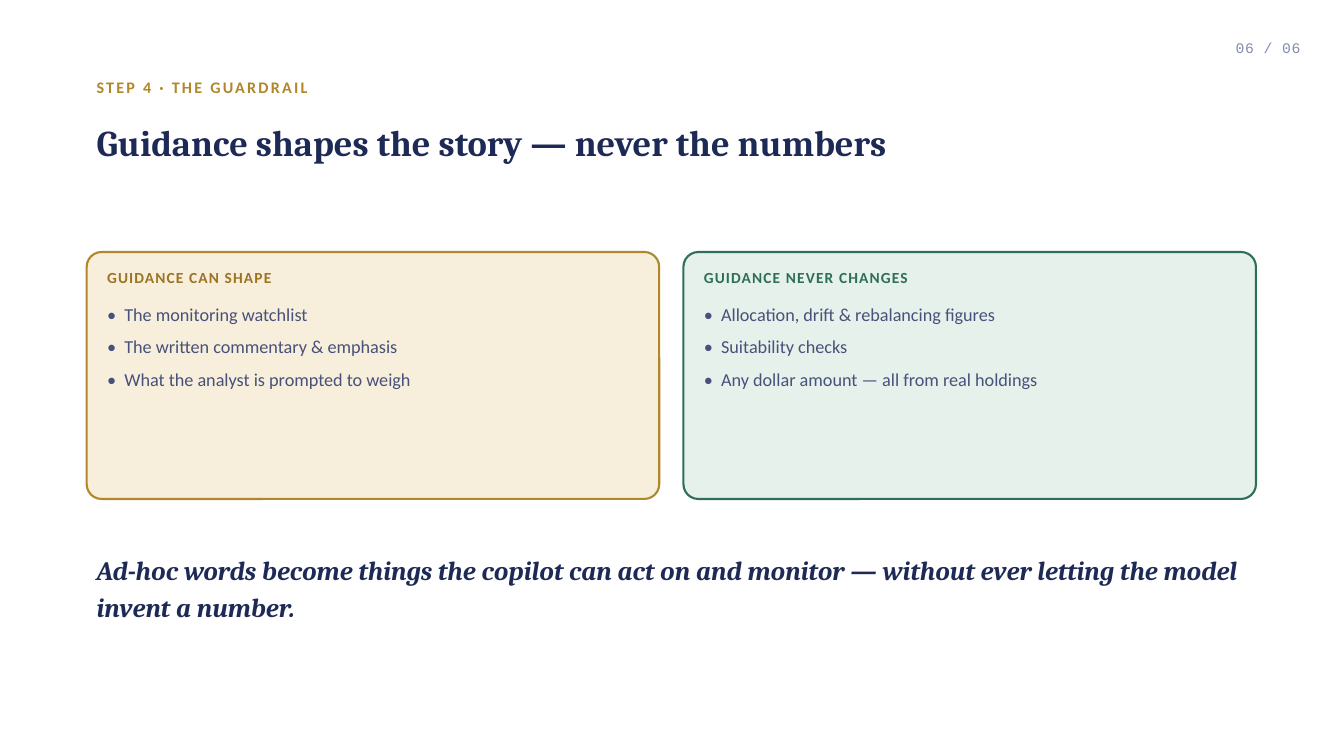
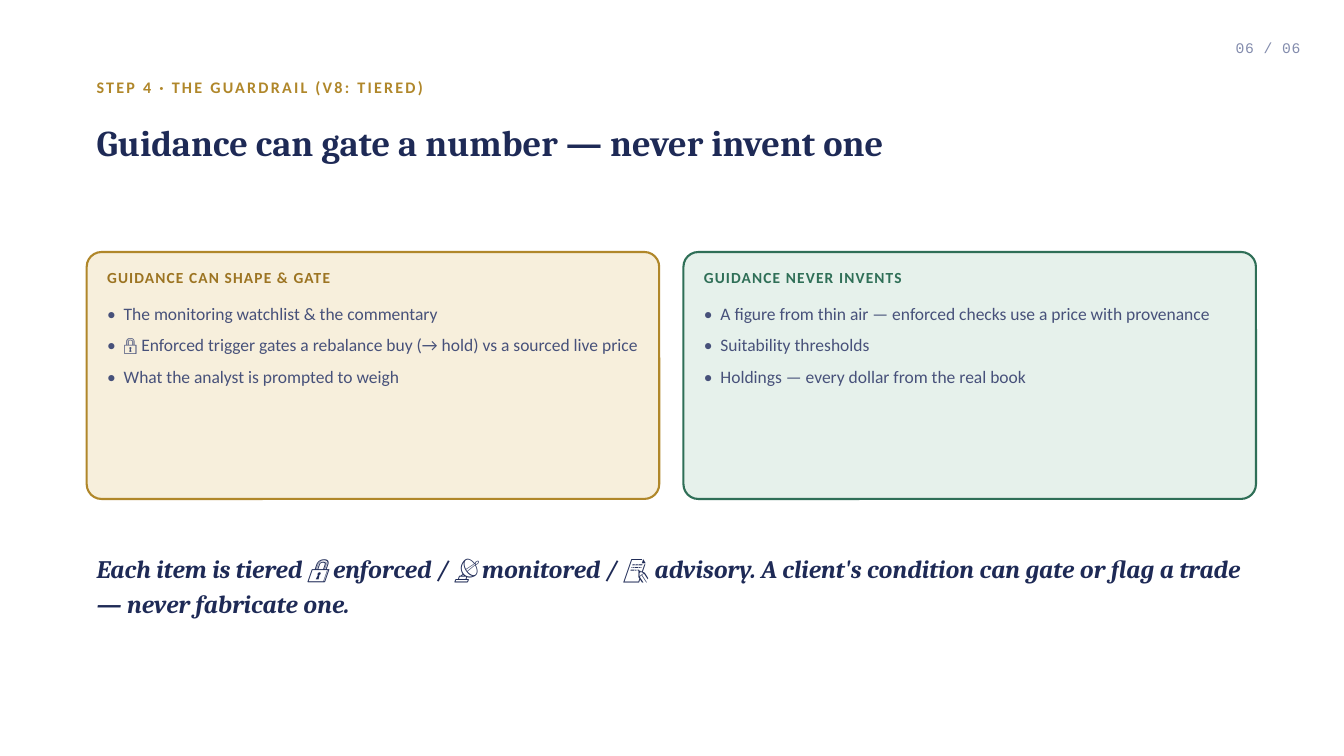
Before and after one commit to desmond108/family-office-copilot, a slide deck: slide 6 of Tactical_Workflow.pptx. Drawn at 1344x756 pixels with LibreOffice and Linux fonts; fonts in the diff are those of the drawing. Boxes give left, top, right and bottom in pixels: in the first picture for what was removed or moved away, otherwise in the second. Text is boxed around its words. In the diff, an @@ line names an element or a change of style, - is before the commit and + after.

```diff
--- a/Tactical_Workflow.pptx
+++ b/Tactical_Workflow.pptx
@@ text at [97, 81, 423, 96]: text changed @@
-STEP 4 · THE GUARDRAIL
+STEP 4 · THE GUARDRAIL (V8: TIERED)
@@ text at [97, 130, 883, 164]: text changed @@
-Guidance shapes the story — never the numbers
+Guidance can gate a number — never invent one
@@ text in rounded rectangle at [107, 273, 637, 354]: text changed; size 13 to 12.5 pt @@
-GUIDANCE CAN SHAPE
-• The monitoring watchlist
-• The written commentary & emphasis
+GUIDANCE CAN SHAPE & GATE
+• The monitoring watchlist & the commentary
+• 🔒 Enforced trigger gates a rebalance buy (→ hold) vs a sourced live price
@@ text in rounded rectangle at [704, 273, 1209, 386]: text changed; size 13 to 12.5 pt @@
-GUIDANCE NEVER CHANGES
-• Allocation, drift & rebalancing figures
-• Suitability checks
-• Any dollar amount — all from real holdings
+GUIDANCE NEVER INVENTS
+• A figure from thin air — enforced checks use a price with provenance
+• Suitability thresholds
+• Holdings — every dollar from the real book
@@ text in rounded rectangle at [124, 371, 399, 386]: size 13 to 12.5 pt in "• What the analyst is prompted to ..." @@
@@ text at [97, 560, 1241, 618]: text changed; size 19 to 18 pt @@
-Ad-hoc words become things the copilot can act on and monitor — without ever letting the model invent a number.
+Each item is tiered 🔒 enforced / 📡 monitored / 📝 advisory. A client's condition can gate or flag a trade — never fabricate one.
```
Also in this commit, not shown: 1 other slide changed, 14 other files.
